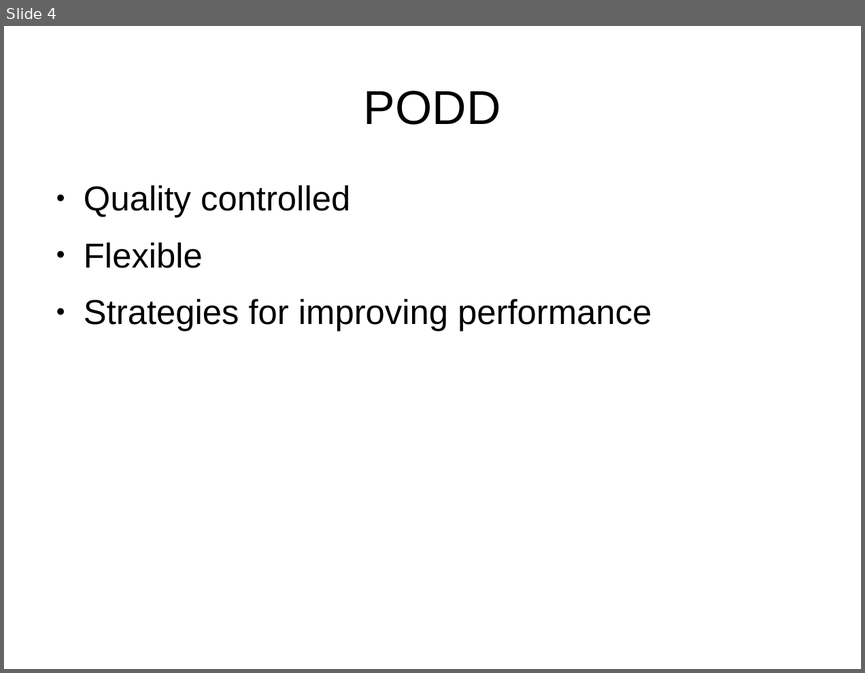
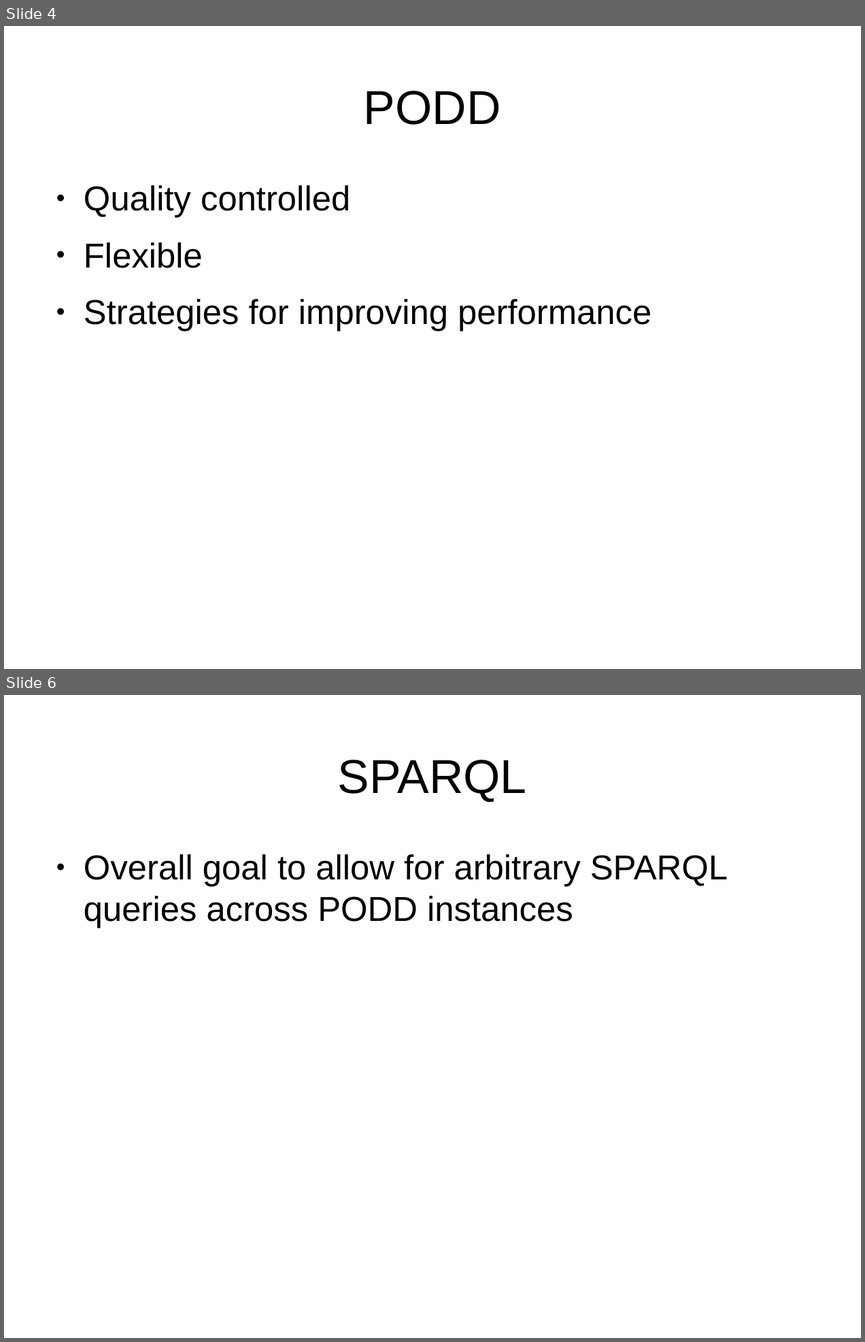
Before and after one commit to podd/podd-publications, a slide deck: montpellier2014/PODD-Montpellier2014.odp. Shown one above the other, each under a label of ours: slide 4 before the commit, slides 4 and 6 after it; the slides between them are not shown. The pictures are 865x673 and 865x1342 pixels, drawn with LibreOffice and Linux fonts; fonts in the diff are those of the drawing. Boxes give left, top, right and bottom in pixels: in the first picture for what was removed or moved away, otherwise in the second. Text is boxed around its words. In the diff, an @@ line names an element or a change of style, - is before the commit and + after.

```diff
--- a/montpellier2014/PODD-Montpellier2014.odp
+++ b/montpellier2014/PODD-Montpellier2014.odp
@@ slide 6 added at (4,695,861,1338), background #FFFFFF @@
@@ title added at (338,760,527,802), 44 pt, text #000000 @@
+SPARQL
@@ text added at (84,854,728,928), 32 pt, text #000000 @@
+● Overall goal to allow for arbitrary SPARQL queries across PODD instances
```
Also in this commit, not shown: 1 other slide added, 1 other file.
